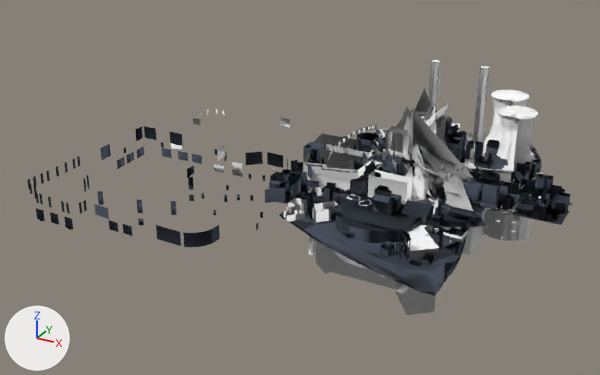
An edit to the glTF model models/fp_island2.glb, drawn before and after from the same camera.
Camera for both pictures: a camera (50 mm lens) standing at (419.0, -1080.0, 492.0) and looking at (-130.0, -82.0, -7.0). Lighting does not change. The marker at lower left points along +X, +Y and +Z. The older version comes first.

Names of what the first picture shows: 'GC_Footprint_AH_LongDist', 'GC_Footprint_AJ_LongDist', 'GC_Footprint_CC_LongDist', 'GC_Footprint_CF_LongDist', 'GC_Footprint_CG_LongDist', 'GC_Footprint_CJ_LongDist', 'GC_Footprint_CL_LongDist', 'GC_Footprint_CM_LongDist', 'GC_Footprint_DD_LongDist', 'GC_Footprint_DF_LongDist', 'GC_Footprint_GD_LongDist', 'GC_Footprint_IA_LongDist', 'GC_Footprint_IB_LongDist', 'GC_Footprint_ID_LongDist', 'GC_Footprint_LG_Reflections', 'GC_Footprint_STD_Reflection', 'GC_Footprint_VPOW_LongDist', 'GC_Footprint_VRS_LongDist', 'GC_Footprint_ZA_Reflection', 'GC_Footprint_ZD_Reflection', 'GC_Footprint_ZF_reflection' and 17 more.
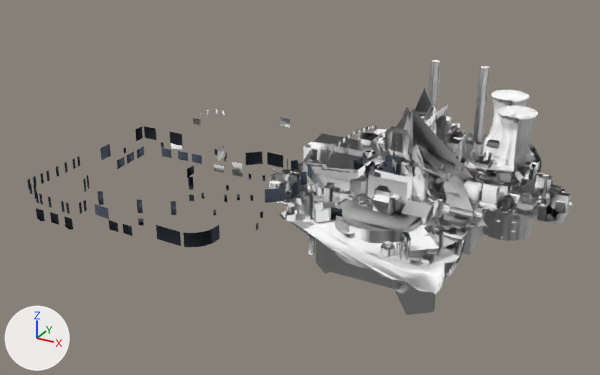
Pixel boxes (x1, y1, x2, y2) of what changed, in the pictures (600 x 375 px):
'GC_Footprint_VRS_LongDist', recoloured (lighter)
    both: (279, 129, 469, 296)
'GC_Footprint_DF_LongDist', recoloured
    both: (301, 131, 508, 227)
'GC_Footprint_AJ_LongDist', recoloured (lighter)
    both: (449, 144, 573, 225)
'GC_Footprint_CF_LongDist', recoloured (lighter)
    both: (269, 142, 401, 234)
'GC_Footprint_CJ_LongDist', recoloured (lighter)
    both: (446, 131, 540, 210)
'GC_Footprint_IB_LongDist', recoloured (lighter)
    both: (350, 167, 390, 194)
'GC_Footprint_ID_LongDist', recoloured
    both: (358, 133, 482, 201)
'GC_Footprint_AH_LongDist', recoloured
    both: (400, 107, 452, 176)
'GC_Footprint_IA_LongDist', recoloured (lighter)
    both: (506, 189, 550, 204)
'GC_Footprint_DD_LongDist', recoloured (lighter)
    both: (469, 170, 500, 187)
'GC_Footprint_GD_LongDist', recoloured (lighter)
    both: (358, 133, 379, 147)
'GC_Footprint_CL_LongDist', recoloured
    both: (363, 155, 445, 208)
'GC_Footprint_CM_LongDist', recoloured
    both: (444, 124, 458, 141)

Patch to the scene script:
```diff
--- a/models/fp_island2.glb.py
+++ b/models/fp_island2.glb.py
@@ me_gc_footprint_ah_longdist @@
 me_gc_footprint_ah_longdist.from_pydata(...)  # 717 vertices, 1120 faces; spans x -29.0..37.0, y -49.0..137.0, z 0.0..80.0
-me_gc_footprint_ah_longdist.materials.append(mat_dark)  # greyish blue #424b59
+me_gc_footprint_ah_longdist.materials.append(mat_bakegroup_island1_a0_2x)  # white #ffffff
@@ me_gc_footprint_aj_longdist @@
 me_gc_footprint_aj_longdist.from_pydata(...)  # 1078 vertices, 1318 faces; spans x -4.0..243.0, y -38.0..113.0, z 0.0..48.0
-me_gc_footprint_aj_longdist.materials.append(mat_dark)  # greyish blue #424b59
+me_gc_footprint_aj_longdist.materials.append(mat_gc_longdist_island2_fp2_2x)  # white #ffffff
@@ me_gc_footprint_cf_longdist @@
 me_gc_footprint_cf_longdist.from_pydata(...)  # 814 vertices, 1201 faces; spans x -149.0..74.0, y -194.0..61.0, z -3.0..45.0
-me_gc_footprint_cf_longdist.materials.append(mat_dark)  # greyish blue #424b59
+me_gc_footprint_cf_longdist.materials.append(mat_bakegroup_island1_b0_2x)  # white #ffffff
@@ me_gc_footprint_cj_longdist @@
 me_gc_footprint_cj_longdist.from_pydata(...)  # 1059 vertices, 1317 faces; spans x -57.0..171.0, y -57.0..135.0, z 0.0..47.0
-me_gc_footprint_cj_longdist.materials.append(mat_dark)  # greyish blue #424b59
+me_gc_footprint_cj_longdist.materials.append(mat_gc_longdist_island1_fp3_2x)  # white #ffffff
@@ me_gc_footprint_cl_longdist @@
 me_gc_footprint_cl_longdist.from_pydata(...)  # 351 vertices, 500 faces; spans x -45.7..99.3, y -70.0..30.0, z 0.0..46.1
-me_gc_footprint_cl_longdist.materials.append(mat_dark)  # greyish blue #424b59
+me_gc_footprint_cl_longdist.materials.append(mat_gc_longdist_island1_fp3_2x)  # white #ffffff
@@ me_gc_footprint_cm_longdist @@
 me_gc_footprint_cm_longdist.from_pydata(...)  # 789 vertices, 1052 faces; spans x -103.9..37.6, y -9.0..133.9, z -0.2..58.8
-me_gc_footprint_cm_longdist.materials.append(mat_dark)  # greyish blue #424b59
+me_gc_footprint_cm_longdist.materials.append(mat_gc_longdist_island1_fp3_2x)  # white #ffffff
@@ me_gc_footprint_dd_longdist @@
 me_gc_footprint_dd_longdist.from_pydata(...)  # 188 vertices, 242 faces; spans x 0.0..138.0, y -0.6..52.6, z -1.1..41.8
-me_gc_footprint_dd_longdist.materials.append(mat_dark)  # greyish blue #424b59
+me_gc_footprint_dd_longdist.materials.append(mat_bakegroup_island1_b0_2x)  # white #ffffff
@@ me_gc_footprint_df_longdist @@
 me_gc_footprint_df_longdist.from_pydata(...)  # 932 vertices, 1149 faces; spans x -156.0..156.0, y -145.0..136.0, z -1.0..51.0
-me_gc_footprint_df_longdist.materials.append(mat_dark)  # greyish blue #424b59
+me_gc_footprint_df_longdist.materials.append(mat_bakegroup_island2_roads0_2x)  # white #ffffff
@@ me_gc_footprint_gd_longdist @@
 me_gc_footprint_gd_longdist.from_pydata(...)  # 295 vertices, 473 faces; spans x -80.3..0.8, y -0.3..40.6, z 0.0..52.8
-me_gc_footprint_gd_longdist.materials.append(mat_dark)  # greyish blue #424b59
+me_gc_footprint_gd_longdist.materials.append(mat_bakegroup_island1_b0_2x)  # white #ffffff
@@ me_gc_footprint_ia_longdist @@
 me_gc_footprint_ia_longdist.from_pydata(...)  # 109 vertices, 138 faces; spans x -4.0..233.0, y 0.0..73.0, z 0.0..62.0
-me_gc_footprint_ia_longdist.materials.append(mat_dark)  # greyish blue #424b59
+me_gc_footprint_ia_longdist.materials.append(mat_bakegroup_island1_a0_2x)  # white #ffffff
@@ me_gc_footprint_ib_longdist @@
 me_gc_footprint_ib_longdist.from_pydata(...)  # 119 vertices, 159 faces; spans x -69.0..48.0, y -93.0..93.0, z 0.0..37.0
-me_gc_footprint_ib_longdist.materials.append(mat_dark)  # greyish blue #424b59
+me_gc_footprint_ib_longdist.materials.append(mat_bakegroup_island1_a0_2x)  # white #ffffff
@@ me_gc_footprint_id_longdist @@
 me_gc_footprint_id_longdist.from_pydata(...)  # 158 vertices, 211 faces; spans x -125.0..137.0, y -33.0..27.0, z 0.0..64.0
-me_gc_footprint_id_longdist.materials.append(mat_dark)  # greyish blue #424b59
+me_gc_footprint_id_longdist.materials.append(mat_gc_longdist_island2_fp2_2x)  # white #ffffff
@@ me_gc_footprint_vrs_longdist @@
 me_gc_footprint_vrs_longdist.from_pydata(...)  # 1444 vertices, 2145 faces; spans x -149.0..149.0, y -259.0..259.0, z -28.0..28.0
-me_gc_footprint_vrs_longdist.materials.append(mat_dark)  # greyish blue #424b59
+me_gc_footprint_vrs_longdist.materials.append(mat_gc_longdist_island2_fp2_2x)  # white #ffffff
```
